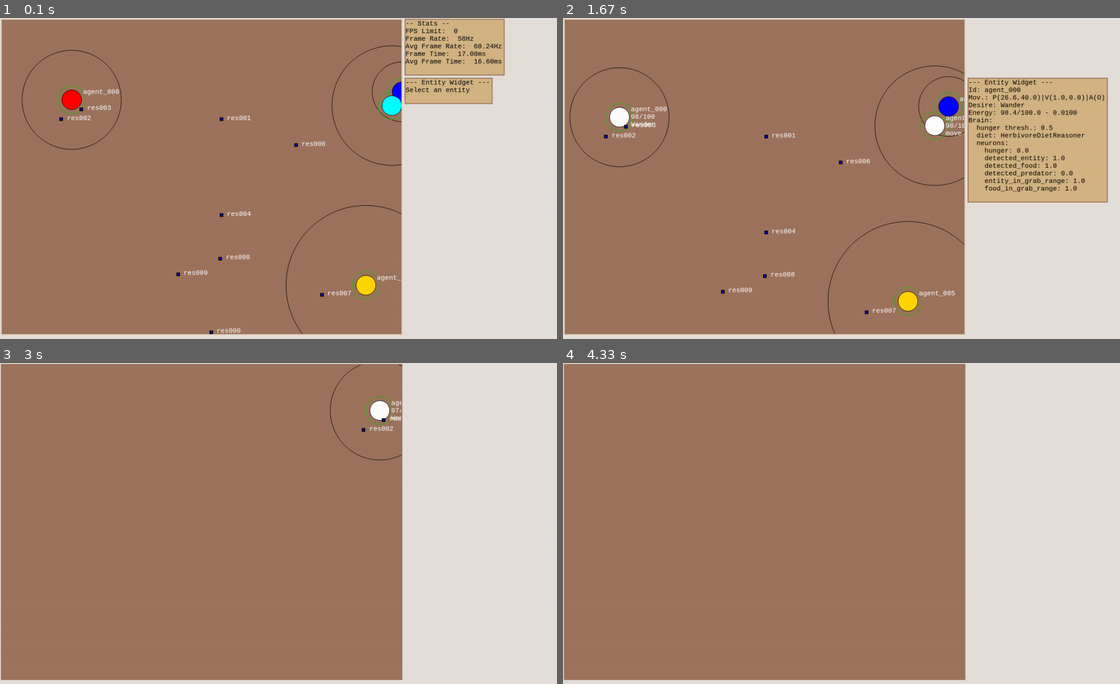
Above: before the commit, frames 1-4 (two rows, left to right).
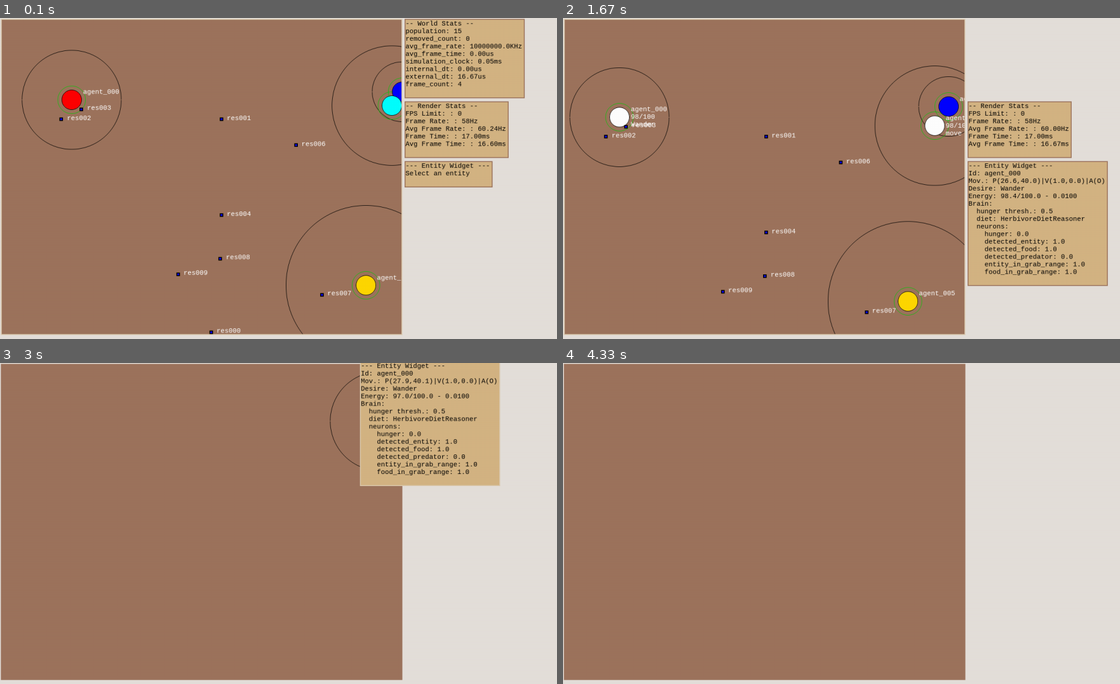
Above: after the commit, the same moments.

Repository: raphaelpaiva/py_creatures
Game: pygame game, started from main.py
Same seed, same stepped clock (60 frames per second), same inputs: the game is played once before the commit and once after it.
Inputs (mouse positions are in pixels of both pictures, inside the frame that each line leads up to):
- Up to frame 1 (0.1 s): no input
- Up to frame 2 (1.67 s): press the mouse at (1025, 56) at 0.37 s; move the mouse to (847, 95) at 0.47 s; release the mouse at (674, 130) at 0.6 s; click (930, 66) at 0.72 s; click (830, 162) at 1.05 s; press the mouse at (674, 130) at 1.37 s; move the mouse to (663, 139) at 1.47 s; release the mouse at (652, 146) at 1.6 s
- Up to frame 3 (3 s): press the mouse at (456, 475) at 1.7 s; move the mouse to (289, 523) at 1.8 s; release the mouse at (128, 574) at 1.93 s; press the mouse at (111, 475) at 2.03 s; move the mouse to (306, 436) at 2.13 s; release the mouse at (495, 401) at 2.27 s; press the mouse at (473, 568) at 2.37 s; move the mouse to (367, 484) at 2.47 s; release the mouse at (261, 401) at 2.6 s; press the mouse at (261, 414) at 2.7 s; move the mouse to (345, 423) at 2.8 s; release the mouse at (428, 433) at 2.93 s
- Up to frame 4 (4.33 s): press the mouse at (691, 574) at 3.03 s; move the mouse to (791, 539) at 3.13 s; release the mouse at (891, 504) at 3.27 s; press the mouse at (964, 375) at 3.37 s; move the mouse to (824, 446) at 3.47 s; release the mouse at (685, 517) at 3.6 s; press the mouse at (691, 574) at 3.7 s; move the mouse to (774, 606) at 3.8 s; release the mouse at (863, 639) at 3.93 s; press the mouse at (691, 574) at 4.03 s; move the mouse to (869, 491) at 4.13 s; release the mouse at (1047, 404) at 4.27 s

The runs differ from the first frame. In frame 1, 6.9% of the frame differs, in the area x 72-95%, y 0-53%; in frame 2, 12%, in the area x 72-98%, y 18-84%; in frame 3, 9.6%; in frame 4, nothing differs.

Commit message:
feat: Add simulation stats

Diff:
--- a/app/render_system/render_system.py
+++ b/app/render_system/render_system.py
@@ -6,21 +6,20 @@
 
 from core.entity import Entity
 from core.primitives import Vector
-from app.render_system.widgets import EntityWidget, WorldWidget, Widget, Style
-from app.render_system.widgets.text_widget import TextWidget
+from app.render_system.widgets import EntityWidget, StatsWidget, WorldWidget, Widget, Style
 from core.system import System
 from core.world import World
 from .constants import (FPS_LIMIT, GREEN, ORIGIN, SCREEN_HEIGHT, SCREEN_WIDTH, WHITE,
                         UISize, WORLD_MARGIN)
 from .mouse_handler import mouse
-from .stats import Stats
+from .renderstats import RenderStats
 
 
 class RenderSystem(System):
   def __init__(self, world: World, app) -> None:
     super().__init__(world)
     self.top_hovering_widget = None
-    self.stats = Stats()
+    self.stats = RenderStats()
     self.screen_size = Vector(SCREEN_WIDTH, SCREEN_HEIGHT)
     self.fps_limit = FPS_LIMIT
     self.ui_stack: List[Widget] = []
@@ -56,17 +55,31 @@
       style=world_widget_style,
     )
 
-    self.stats_widget = TextWidget(
-      self.screen, '-- Stats --\nFramerate: 0000.0 fps\nplaceholder\nplaceholder\nplaceholder\nplaceholder',
+    self.world_stats = StatsWidget(
+      self.screen,
+      '-- World Stats --',
+      self.world.stats,
       position=Vector(self.world_widget.position.x + self.world_widget.style.size.width + WORLD_MARGIN, 0),
       style=Style(font=self.font, background_color=pg.Color('#D4B483'))
     )
+
+    self.stats_widget = StatsWidget(
+      self.screen,
+      '-- Render Stats --',
+      self.stats,
+      position=Vector(
+        self.world_widget.position.x + self.world_widget.style.size.width + WORLD_MARGIN,
+        WORLD_MARGIN + self.world_stats.style.margin + self.world_stats.position.y + self.world_stats.style.size.height
+      ),
+      style=Style(font=self.font, background_color=pg.Color('#D4B483'))
+    )
+
     self.entity_widget = EntityWidget(
       self.screen,
       None,
       position=Vector(
         self.world_widget.position.x + self.world_widget.style.size.width + WORLD_MARGIN,
-        WORLD_MARGIN + self.stats_widget.position.y + self.stats_widget.style.size.height
+        WORLD_MARGIN + self.stats_widget.style.margin + self.stats_widget.position.y + self.stats_widget.style.size.height
       ),
       style=Style(font=self.font, background_color=pg.Color('#D4B483'))
     )
@@ -74,6 +87,7 @@
 
     self.add_ui_element(self.world_widget)
     self.add_ui_element(self.stats_widget)
+    self.add_ui_element(self.world_stats)
 
   def update(self, entities: List[Entity]):
     self.entity_widget.entity = self.world_widget.selected_entity
@@ -83,7 +97,6 @@
     self.handle_events()
     self.screen.fill(pg.Color('#E4DFDA'))
     self.stats.frametime = self.clock.tick(self.fps_limit)
-    self.stats_widget.set_text(f"-- Stats --\n{self.stats}")
 
     self.top_hovering_widget = None
     for widget in self.ui_stack:
--- a/app/render_system/stats.py
+++ b/app/render_system/renderstats.py
@@ -1,8 +1,9 @@
 from typing import Dict
 from app.render_system.constants import FPS_LIMIT
+from core.util import Stats
 
 
-class Stats(object):
+class RenderStats(Stats):
   def __init__(self) -> None:
     self.fps_limit: int          = FPS_LIMIT
     self._frametime: float       = 0
@@ -11,7 +12,7 @@
     self.frametime_acc: float    = 0
     self.readings_counter: float = 0
 
-  def get_stats_dict(self) -> Dict[str, str]:
+  def get_dict(self) -> Dict[str, str]:
     framerate = int(self.framerate)
     framerate = f"{framerate}Hz" if framerate < 1000 else '+inf'
     return {
@@ -23,7 +24,7 @@
     }
 
   def __str__(self) -> str:
-    return '\n'.join([k + ' ' + v for k,v in self.get_stats_dict().items()]).strip()
+    return '\n'.join([k + ' ' + v for k,v in self.get_dict().items()]).strip()
 
   @property
   def frametime(self) -> float:
--- a/app/render_system/widgets/__init__.py
+++ b/app/render_system/widgets/__init__.py
@@ -2,4 +2,5 @@
 from .text_widget import TextWidget
 from .widget import Widget
 from .world_widget import WorldWidget
+from .stats_widget import StatsWidget
 from .style import Style
--- /dev/null
+++ b/app/render_system/widgets/stats_widget.py
@@ -0,0 +1,31 @@
+import pygame as pg
+from core.primitives import Vector
+from app.render_system.constants import ORIGIN
+from core.util import Stats
+from .style import Style
+from .text_widget import TextWidget
+
+
+class StatsWidget(TextWidget):
+  def __init__(self,
+               surface: pg.Surface,
+               header: str,
+               stats: Stats,
+               position: Vector = ORIGIN,
+               style: Style = Style()
+               ) -> None:
+    self.stats = stats
+    self.header = header
+    self.stats_text = f"{self.header}\n{self.dump()}"
+    super().__init__(surface, self.stats_text, position=position, style=style)
+
+  def update(self):
+    self.stats_text = f"{self.header}\n{self.dump()}"
+    self.set_text(self.stats_text)
+    super().update()
+
+  def dump(self) -> str:
+    if self.stats:
+      return "\n".join([f"{k}: {v}" for k, v in self.stats.get_dict().items()])
+    else:
+      return 'No stats'
--- /dev/null
+++ b/core/util/__init__.py
@@ -0,0 +1 @@
+from .stats import Stats
--- /dev/null
+++ b/core/util/stats.py
@@ -0,0 +1,8 @@
+from abc import ABC, abstractmethod
+from typing import Dict, Any
+
+
+class Stats(ABC):
+  @abstractmethod
+  def get_dict(self) -> Dict[str, Any]:
+    return {}
--- a/core/world/world.py
+++ b/core/world/world.py
@@ -10,6 +10,8 @@
 from copy import deepcopy
 
 from typing import Any, Dict, Iterable, List
+
+from core.util import Stats
 
 
 class World(object):
@@ -24,9 +26,12 @@
     self.systems: List[System] = []
     self.random_seed = int(time()) if not random_seed else random_seed
     self._clock = 0.0
+    self.stats = WorldStats()
 
   def update(self, external_dt: float = None):
     update_start = time()
+
+    self.stats.population = len(self.entities_map.keys())
 
     for system in self.systems:
       system.update(self.entities())
@@ -34,9 +39,14 @@
     for entity in [a for a in self.entities() if a.remove]:
       self.log.info(f"Entity {entity.id} removed.")
       self.remove(entity)
+      self.stats.removed_count += 1
 
     update_end = time()
-    self.dt = external_dt if external_dt else (update_end - update_start)
+    internal_dt = (update_end - update_start)
+    self.dt = external_dt if external_dt else internal_dt
+    self.stats.internal_dt = internal_dt
+    self.stats.external_dt = external_dt
+    self.stats.simulation_clock = self.clock
 
   def add(self, entity: Entity) -> None:
     self.entities_map[entity.id] = entity
@@ -115,22 +125,54 @@
     }
 
 
-def frame_generator(keyframe: Frame) -> Iterable[Frame]:
-  next_frame = keyframe
-  while True:
-    yield next_frame
-    next_frame.world.update()
-    next_frame = Frame(deepcopy(next_frame.world))
+class WorldStats(Stats):
+  def __init__(self):
+    self.population: int = 0
+    self.removed_count: int = 0
+    self._internal_dt: float = 0.0
+    self._external_dt: float = 0.0
+    self.simulation_clock: float = 0.0
 
-def get_example_world() -> World:
-  ze     = Entity('Zé', Vector(90, 10))
-  maria  = Entity('Maria', Vector(40, 50))
-  food_1 = Entity('food_1', Vector(75, 90))
-  food_2 = Entity('food_2', Vector(10, 10))
+    self.frame_count: int = 0
+    self.frame_time_acc: float = 0
 
-  w = World()
-  w.add(ze)
-  w.add(maria)
-  w.add(food_1)
-  w.add(food_2)
-  return w
+  def get_dict(self) -> Dict[str, Any]:
+    return {
+      'population': str(self.population),
+      'removed_count': str(self.removed_count),
+      'avg_frame_rate': f"{self.avg_frame_rate / 1000:.1f}KHz",
+      'avg_frame_time': f"{self.avg_frame_time * 1000:.2f}us",
+      'simulation_clock': f"{self.simulation_clock:.2f}ms",
+      'internal_dt': f"{self.internal_dt * 1000:.2f}us",
+      'external_dt': f"{self.external_dt * 1000:.2f}us",
+      'frame_count': f"{self.frame_count}",
+    }
+
+  @property
+  def internal_dt(self):
+    return self._internal_dt
+
+  @internal_dt.setter
+  def internal_dt(self, new_dt):
+    self._internal_dt = new_dt
+    self.frame_time_acc += self._internal_dt
+    self.frame_count += 1
+
+  @property
+  def external_dt(self):
+    return self._external_dt
+
+  @external_dt.setter
+  def external_dt(self, new_dt):
+    self._external_dt = new_dt
+
+  @property
+  def avg_frame_time(self) -> float:
+    if self.frame_count == 0:
+      return 0.0
+    else:
+      return self.frame_time_acc / self.frame_count
+
+  @property
+  def avg_frame_rate(self) -> float:
+    return 1000 / (self.avg_frame_time + 0.0000001)
